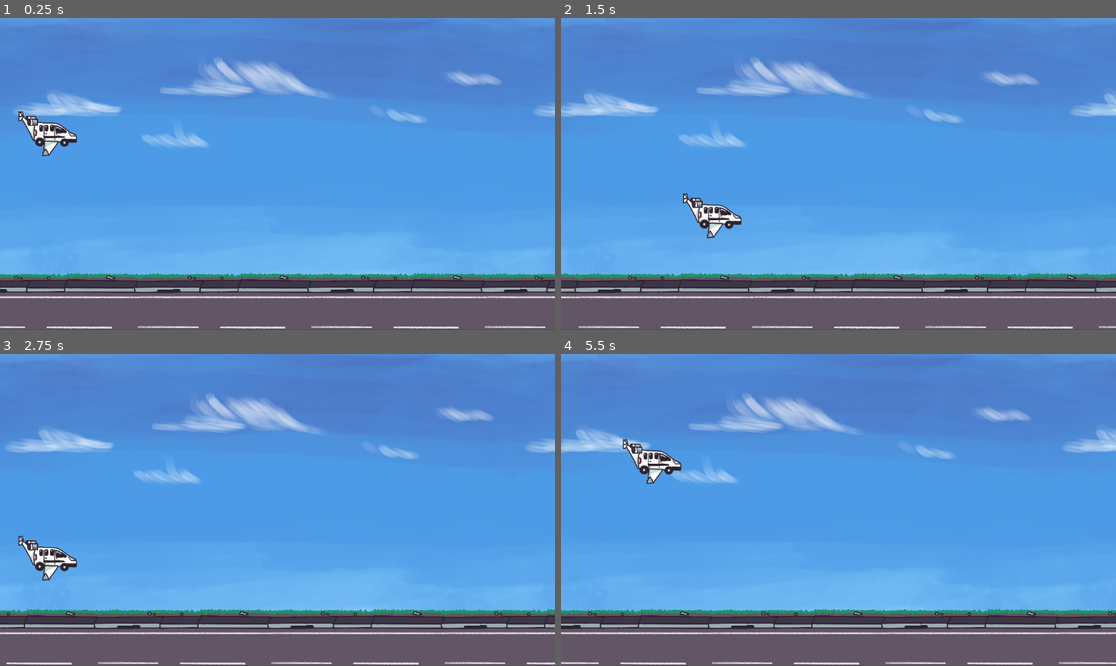
Above: before the commit, frames 1-4 (two rows, left to right).
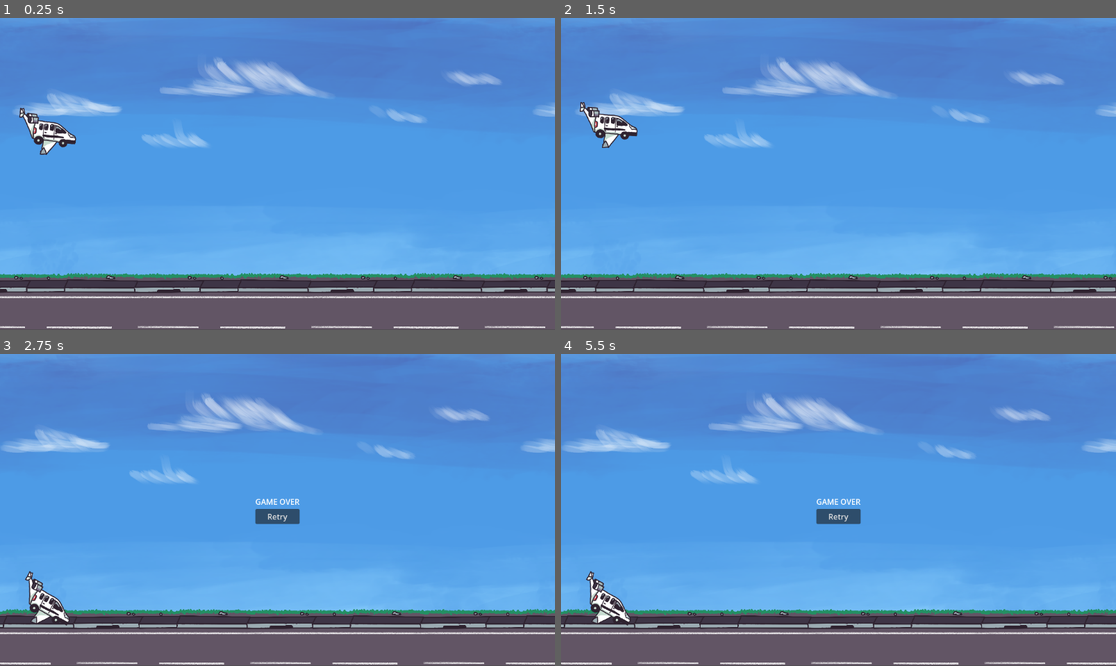
Above: after the commit, the same moments.

Repository: YannLeon/kerosene
Game: Godot game, scene res://scenes/main.tscn
Two runs of this game, one before a commit and one after it. Both use one fixed random seed, a clock stepped at 60 frames per second and the inputs below.
Inputs (mouse positions are in pixels of both pictures, inside the frame that each line leads up to):
- Up to frame 1 (0.25 s): no input
- Up to frame 2 (1.5 s): tap Enter (ui_accept) at 0.5 s; hold Right (ui_right) 0.53-1.25 s; hold Enter (ui_accept) 0.53-1.25 s; click (838, 180) at 1.25 s, where only the run after the commit has a clickable "Retry"
- Up to frame 3 (2.75 s): click (277, 516) at 2 s, where only the run before the commit has a clickable "Retry"
- Up to frame 4 (5.5 s): click (838, 516) at 2.75 s, where only the run after the commit has a clickable "Retry"; click (838, 516) at 3.5 s, where only the run before the commit has a clickable "Retry"; hold Right (ui_right) 4.28-5.03 s; tap Enter (ui_accept) at 4.35, 4.52, 4.82 s; hold Left (ui_left) from 5.03 s (still down); hold Enter (ui_accept) from 5.03 s (still down)

The runs differ from the first frame. In frame 1, 0.5% of the frame differs, in the area x 3-14%, y 28-45%; in frame 2, 7.4%, in the area x 0-100%, y 12-100%; in frame 3, 4.5%; in frame 4, 7.3%.

Commit message:
change player physcics

Diff:
--- a/scenes/main.tscn
+++ b/scenes/main.tscn
@@ -16,7 +16,7 @@
 [node name="ParallaxLayer2" type="ParallaxLayer" parent="ParallaxBackground"]
 position = Vector2(-3, -14)
 motion_scale = Vector2(0.2, 0.2)
-motion_mirroring = Vector2(3600, 0)
+motion_mirroring = Vector2(2160, 0)
 
 [node name="Sprite2D" type="Sprite2D" parent="ParallaxBackground/ParallaxLayer2"]
 texture_repeat = 2
--- a/scenes/player.gd
+++ b/scenes/player.gd
@@ -1,25 +1,26 @@
 extends CharacterBody2D
 
+const UP_ACCELERATION = -800.0
+const GRAVITY = 800.0
+const MAX_UP_SPEED = -400.0
+const MAX_DOWN_SPEED = 600.0
 
-const SPEED = 300.0
-const JUMP_VELOCITY = -400.0
-
+const MAX_ROTATION_UP = -30.0
+const MAX_ROTATION_DOWN = 30.0
+const ROTATION_SPEED = 6.0
 
 func _physics_process(delta: float) -> void:
-	# Add the gravity.
-	if not is_on_floor():
-		velocity += get_gravity() * delta
+	if Input.is_action_pressed("ui_accept"):
+		velocity.y += UP_ACCELERATION * delta
+	else:
+		velocity.y += GRAVITY * delta
 
-	# Handle jump.
-	if Input.is_action_just_pressed("ui_accept"):
-		velocity.y = JUMP_VELOCITY
-
-	# Get the input direction and handle the movement/deceleration.
-	# As good practice, you should replace UI actions with custom gameplay actions.
-	var direction := Input.get_axis("ui_left", "ui_right")
-	if direction:
-		velocity.x = direction * SPEED
-	else:
-		velocity.x = move_toward(1, 0, SPEED)
+	velocity.y = clamp(velocity.y, MAX_UP_SPEED, MAX_DOWN_SPEED)
 
 	move_and_slide()
+
+	# ⛔ Prevent flying above y = 0
+	position.y = max(position.y, 0)
+
+	var target_angle = clamp(velocity.y / MAX_DOWN_SPEED, -1.0, 1.0) * MAX_ROTATION_DOWN
+	rotation_degrees = lerp(rotation_degrees, target_angle, ROTATION_SPEED * delta)
